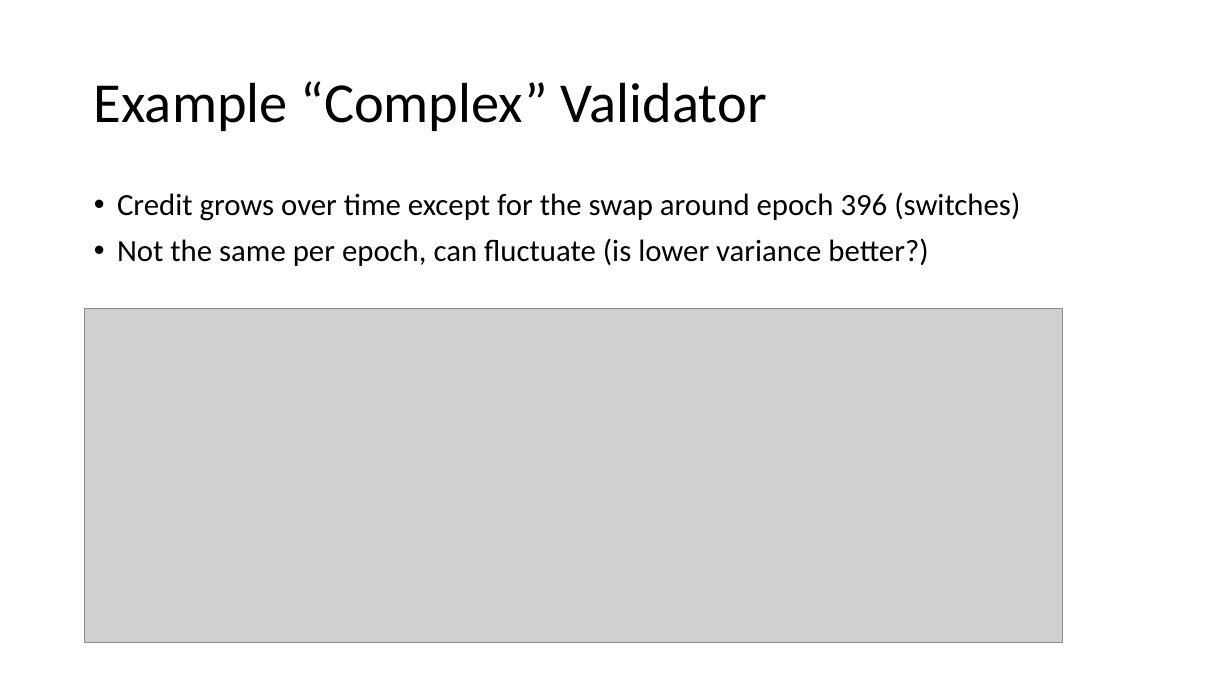
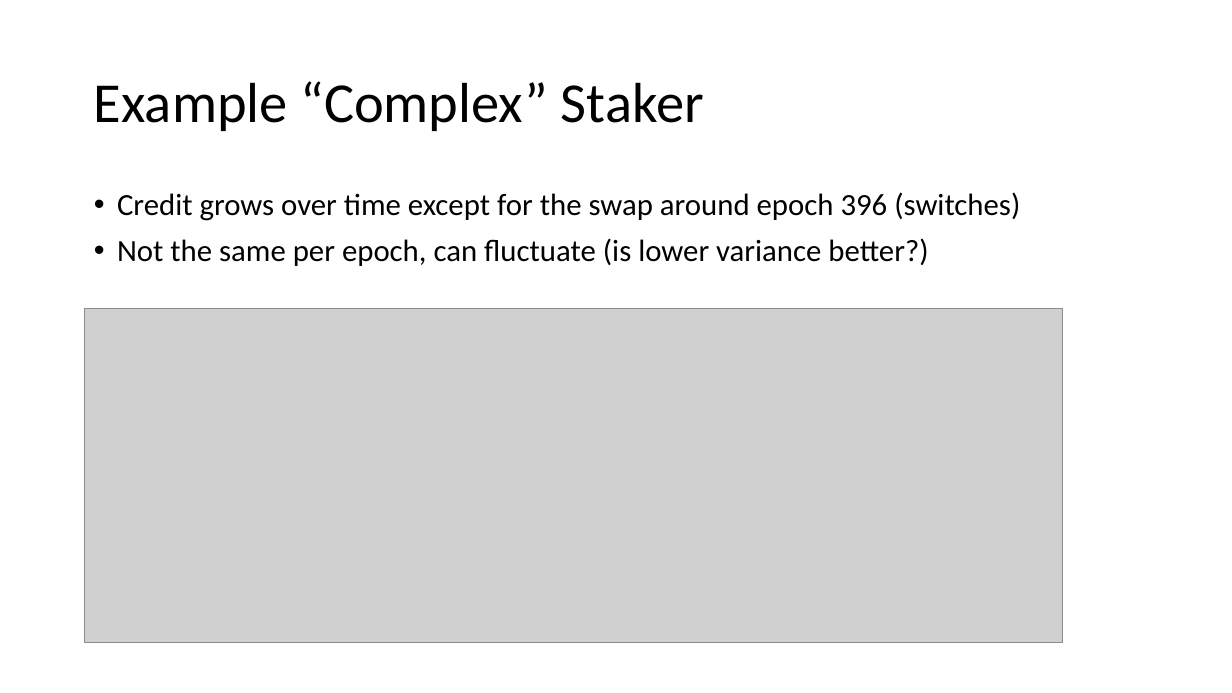
Before and after one commit to fsc-data-science/sol-validator-score, a slide deck: slide 12 of 20230509_draftreview.pptx. Drawn at 1232x693 pixels with LibreOffice and Linux fonts; fonts in the diff are those of the drawing; grey boxes stand for pictures. Boxes give left, top, right and bottom in pixels: in the first picture for what was removed or moved away, otherwise in the second. Text is boxed around its words. In the diff, an @@ line names an element or a change of style, - is before the commit and + after.

```diff
--- a/20230509_draftreview.pptx
+++ b/20230509_draftreview.pptx
@@ title at bbox=[94, 81, 704, 131]: text changed @@
-Example “Complex” Validator
+Example “Complex” Staker
```
Also in this commit, not shown: 5 other slides changed, 3 slides added, 4 other files.
